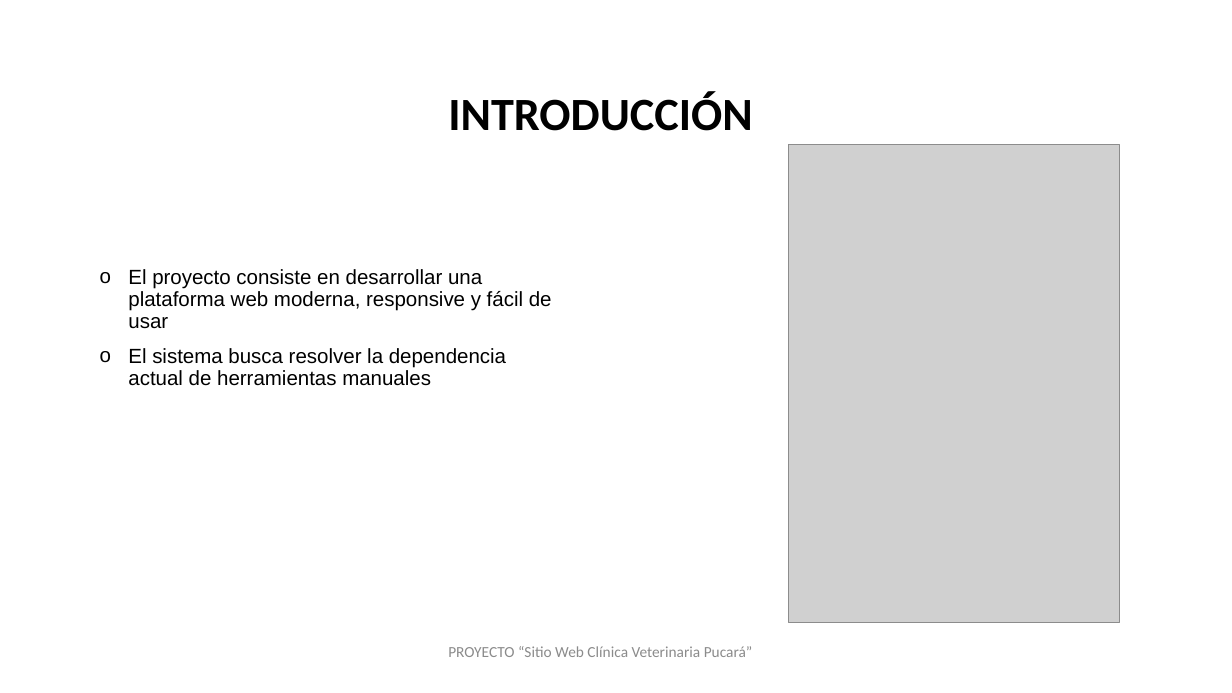
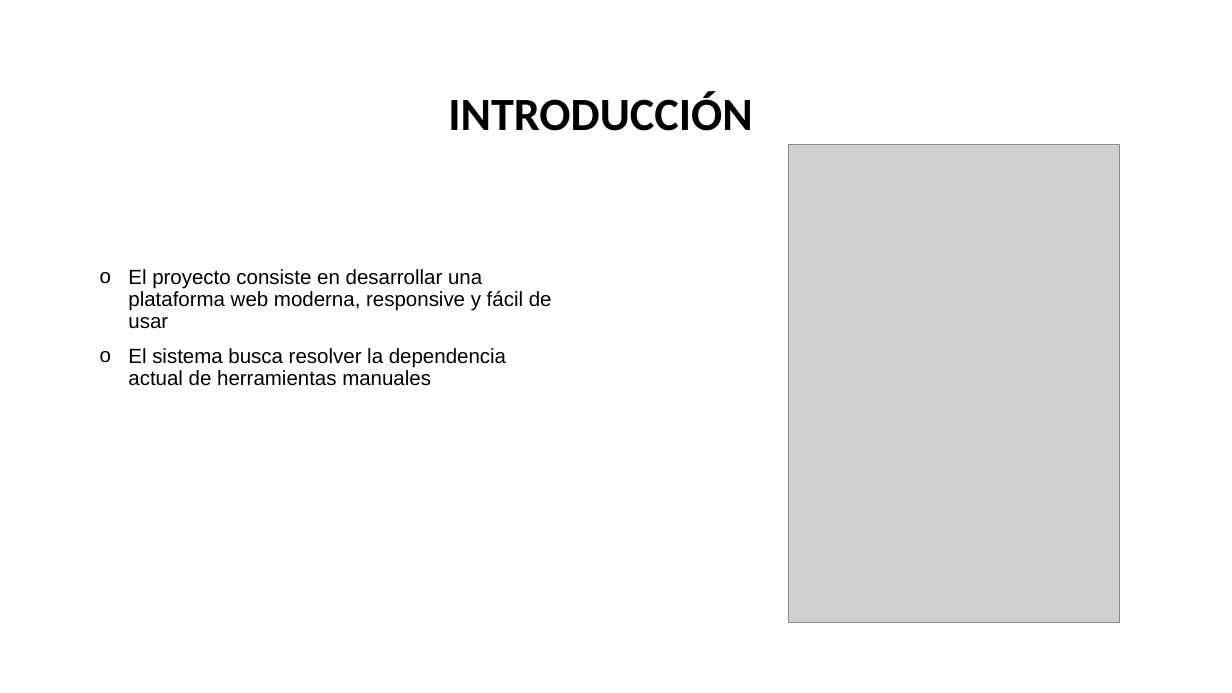
Before and after one commit to 4vil4/VeterinariaPucara, a slide deck: slide 2 of FASE 3/Evidencias Grupales/Presentación Capstone.pptx. Drawn at 1232x693 pixels with LibreOffice and Linux fonts; fonts in the diff are those of the drawing; grey boxes stand for pictures; background and template pictures are left out. Boxes give left, top, right and bottom in pixels: in the first picture for what was removed or moved away, otherwise in the second. Text is boxed around its words. In the diff, an @@ line names an element or a change of style, - is before the commit and + after.

```diff
--- a/FASE 3/Evidencias Grupales/Presentación Capstone.pptx
+++ b/FASE 3/Evidencias Grupales/Presentación Capstone.pptx
@@ text removed at (448, 646, 753, 657) @@
-PROYECTO “Sitio Web Clínica Veterinaria Pucará”
```
Also in this commit, not shown: 8 other slides changed, 2 slides added, 1 slide removed.
